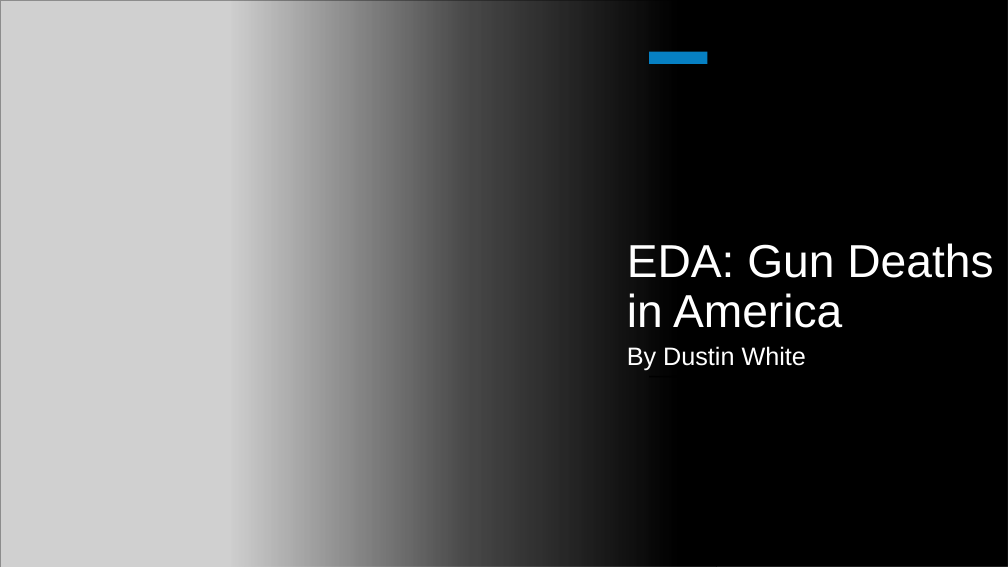
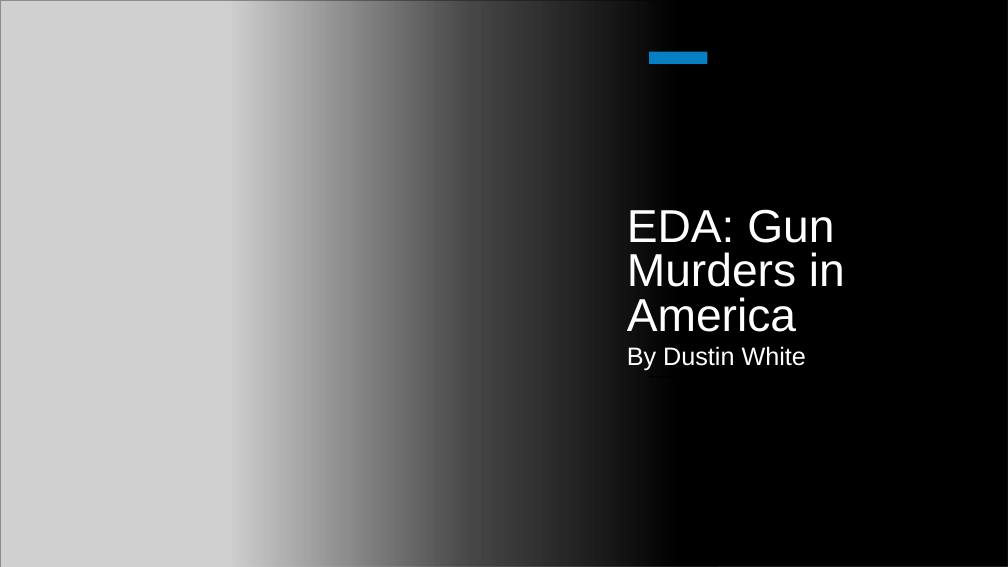
Before and after one commit to dustinhwhite/EDA-Project, a slide deck: slide 1 of Presentacion.pptx. Drawn at 1008x567 pixels with LibreOffice and Linux fonts; fonts in the diff are those of the drawing; grey boxes stand for pictures. Boxes give left, top, right and bottom in pixels: in the first picture for what was removed or moved away, otherwise in the second. Text is boxed around its words. In the diff, an @@ line names an element or a change of style, - is before the commit and + after.

```diff
--- a/Presentacion.pptx
+++ b/Presentacion.pptx
@@ text at (x1=627, y1=209, x2=845, y2=332): text changed @@
-EDA: Gun Deaths in America
+EDA: Gun Murders in America
```
Also in this commit, not shown: 4 other slides changed, 2 slides added, 1 slide removed, 3 other files.
